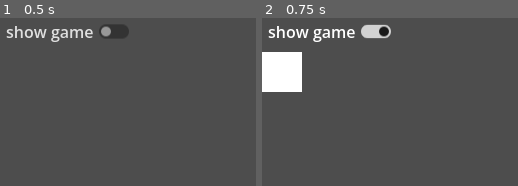
Above: before the commit, frames 1-2 (left to right).
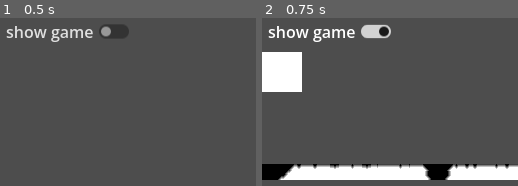
Above: after the commit, the same moments.

Repository: EEEEEEEEthan/kingdom2d
Game: Godot game, scene res://main.tscn
Two runs of this game, one before a commit and one after it. Both use one fixed random seed, a clock stepped at 60 frames per second and the inputs below.
Inputs:
- Up to frame 1 (0.5 s): no input
- Up to frame 2 (0.75 s): click "show game" at 0.5 s

Frame 1 is identical in both runs. In frame 2, 8.9% of the frame differs, in the area x 0-100%, y 86-97%.

Commit message:
Refactor game scene and terrain settings
Removed mouse passthrough functionality from game.gd and added a new ColorRect2 node in game.tscn for improved visibility control. Updated terrain.tscn to include texture filtering for better rendering quality.

Co-authored-by: Cursor <cursoragent@cursor.com>
Signed-off-by: Composer <noreply@cursor.com>

Diff:
--- a/game/game.gd
+++ b/game/game.gd
@@ -1,25 +1 @@
 extends Window
-
-
-func _ready() -> void:
-	%ColorRect.resized.connect(_sync_mouse_passthrough_polygon)
-	_sync_mouse_passthrough_polygon()
-
-
-func _notification(what: int) -> void:
-	match what:
-		NOTIFICATION_VISIBILITY_CHANGED:
-			if visible:
-				_sync_mouse_passthrough_polygon()
-		NOTIFICATION_WM_SIZE_CHANGED:
-			_sync_mouse_passthrough_polygon()
-
-
-func _sync_mouse_passthrough_polygon() -> void:
-	var hit_rect: Rect2 = %ColorRect.get_global_rect()
-	mouse_passthrough_polygon = PackedVector2Array([
-		hit_rect.position,
-		hit_rect.position + Vector2(hit_rect.size.x, 0.0),
-		hit_rect.position + hit_rect.size,
-		hit_rect.position + Vector2(0.0, hit_rect.size.y),
-	])
--- a/game/game.tscn
+++ b/game/game.tscn
@@ -18,8 +18,19 @@
 unfocusable = true
 script = ExtResource("1_game")
 
+[node name="ColorRect2" type="ColorRect" parent="." unique_id=1084583874]
+unique_name_in_owner = true
+visible = false
+offset_left = -20.0
+offset_top = -65.0
+offset_right = 20.0
+offset_bottom = -25.0
+scale = Vector2(7.97, 7.97)
+color = Color(0.41648296, 0, 0.17166159, 1)
+
 [node name="Terrain" parent="." unique_id=391382551 instance=ExtResource("2_vasa2")]
 unique_name_in_owner = true
+position = Vector2(0, 128)
 
 [node name="ColorRect" type="ColorRect" parent="." unique_id=1741326273]
 unique_name_in_owner = true
--- a/game/terrain/terrain.tscn
+++ b/game/terrain/terrain.tscn
@@ -143,5 +143,6 @@
 sources/0 = SubResource("TileSetAtlasSource_l7s0s")
 
 [node name="Terrain" type="TileMapLayer" unique_id=391382551]
+texture_filter = 1
 tile_map_data = PackedByteArray("AAAAAP//AAAHAAEAAAABAP//AAABAAEAAQACAP//AAAFAAAAAAADAP//AAAFAAAAAAAEAP//AAABAAAAAAAFAP …(880 unchanged characters)…
 tile_set = SubResource("TileSet_x280b")
